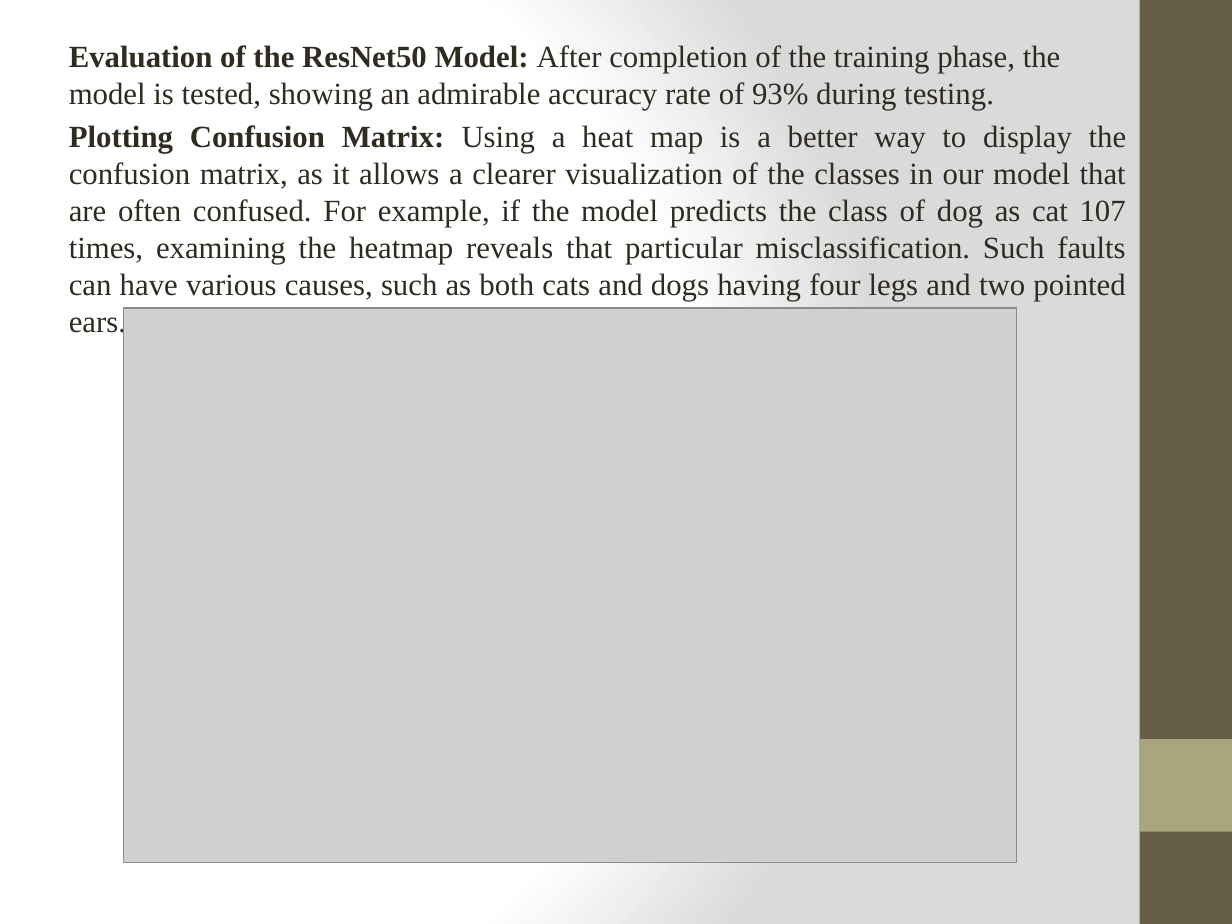
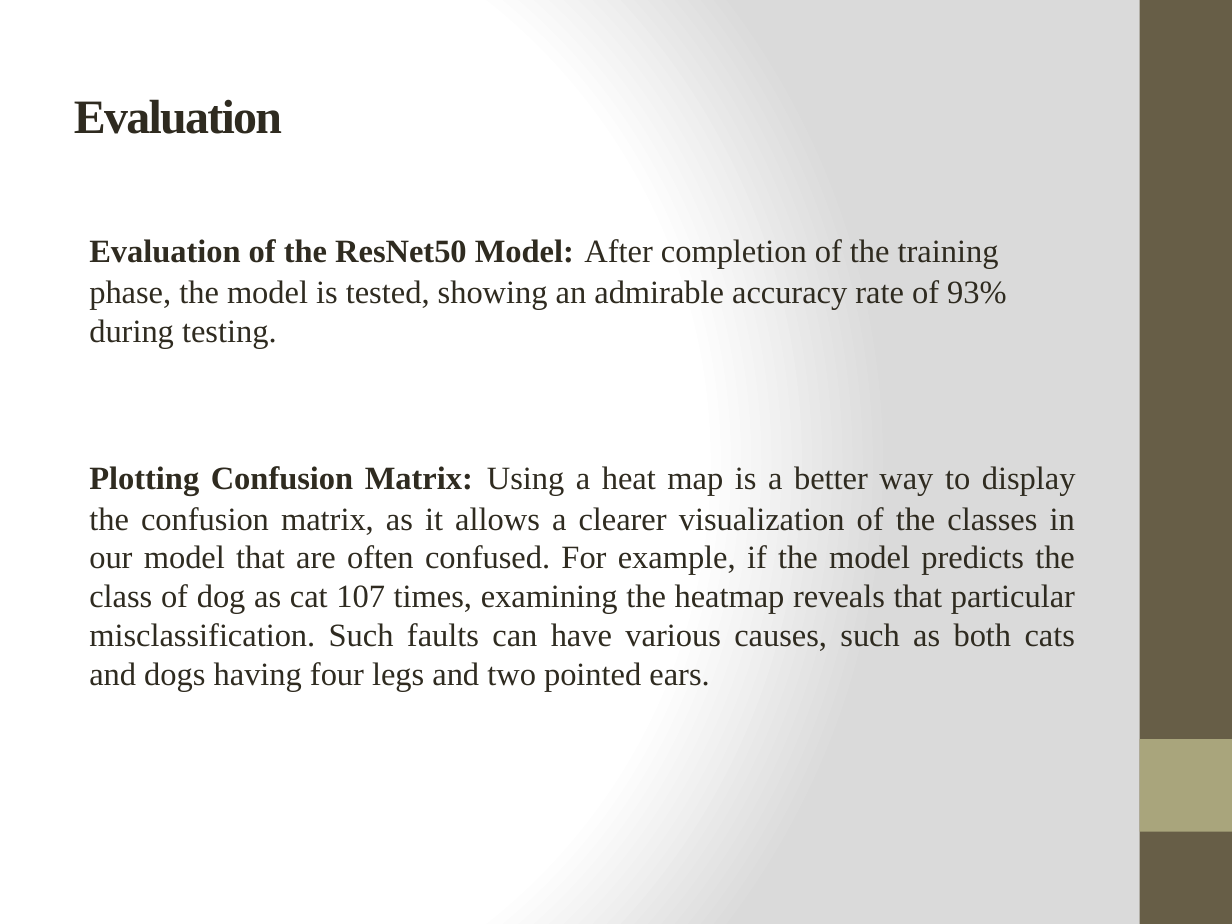
Before and after one commit to AsaadAreeb/Work, a slide deck: slide 9 of Presentation1.pptx. Drawn at 1232x924 pixels with LibreOffice and Linux fonts; fonts in the diff are those of the drawing; grey boxes stand for pictures. Boxes give left, top, right and bottom in pixels: in the first picture for what was removed or moved away, otherwise in the second. Text is boxed around its words. In the diff, an @@ line names an element or a change of style, - is before the commit and + after.

```diff
--- a/Presentation1.pptx
+++ b/Presentation1.pptx
@@ title added at (x1=74, y1=99, x2=282, y2=134), 28 pt, text #2F2B20, bold @@
+Evaluation
@@ text "Evaluation of the ResNet50 Model: ..." moved from (x1=69, y1=45, x2=1127, y2=338) to (x1=89, y1=239, x2=1076, y2=692) @@
@@ text "Evaluation of the ResNet50 Model: ..." at (x1=89, y1=239, x2=1076, y2=692): size 18 to 19 pt @@
@@ picture removed at (x1=123, y1=308, x2=1016, y2=862) @@
```
Also in this commit, not shown: 3 other slides changed, 1 slide added, 4 other files.
